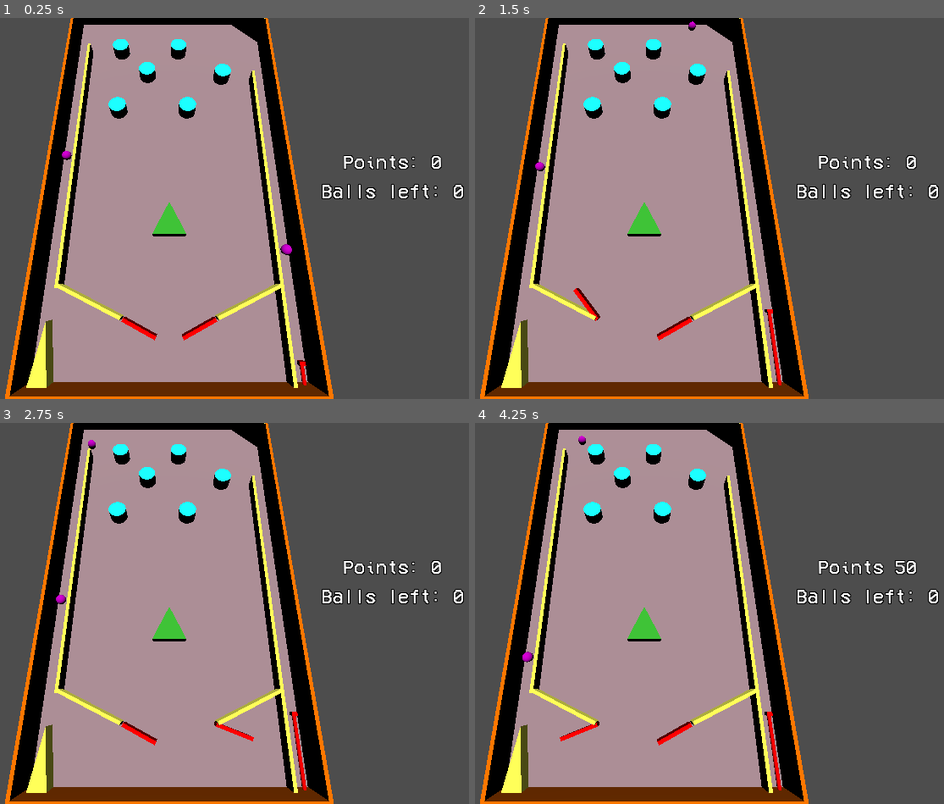
Above: before the commit, frames 1-4 (two rows, left to right).
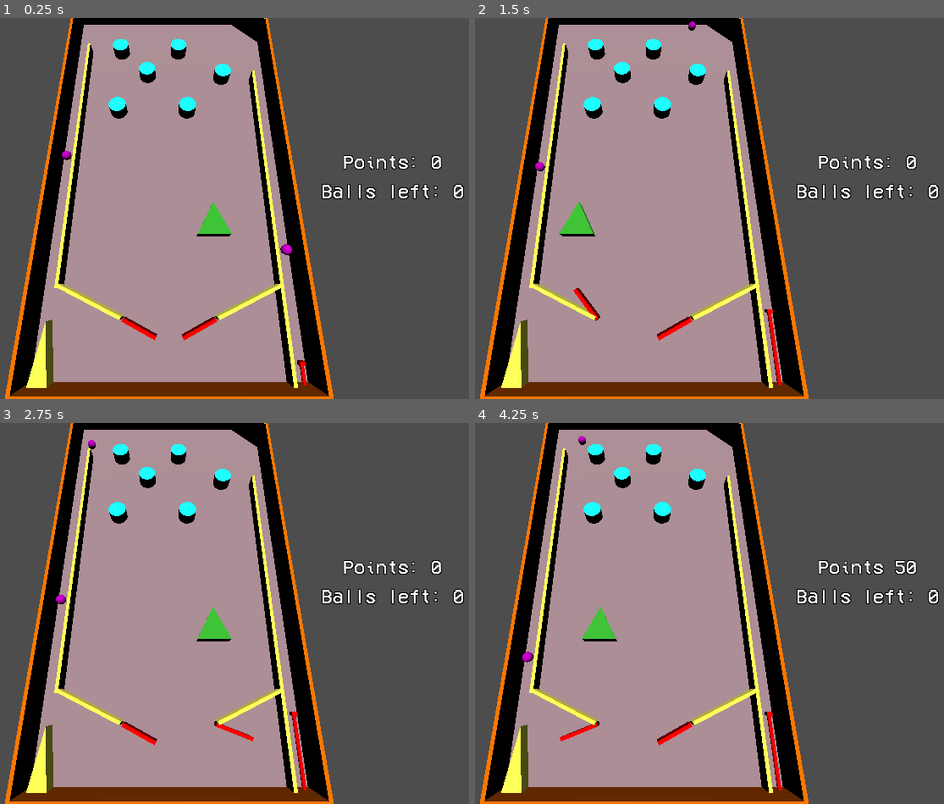
Above: after the commit, the same moments.

Repository: DrOtter3000/chaospinball
Game: Godot game, scene res://game.tscn
Two runs of this game, one before a commit and one after it. Both use one fixed random seed, a clock stepped at 60 frames per second and the inputs below.
Inputs:
- Up to frame 1 (0.25 s): no input
- Up to frame 2 (1.5 s): hold D (right) 0.53-1.28 s; tap Space (fire) at 0.6, 1.35 s; hold A (left) from 1.28 s (still down)
- Up to frame 3 (2.75 s): release A (left) at 2.03 s; hold D (right) from 2.03 s (still down); tap Space (fire) at 2.1 s
- Up to frame 4 (4.25 s): tap Space (fire) at 2.85, 3.6 s; release D (right) at 3.53 s; hold A (left) from 3.53 s (still down)

The runs differ from the first frame. In frame 1, 0.7% of the frame differs, in the area x 32-50%, y 48-58%; in frame 2, 0.7%, in the area x 17-40%, y 48-58%; in frame 3, 0.7%; in frame 4, 0.7%.

Commit message:
change movement of TriangleOfFun

Diff:
--- a/ball.gd
+++ b/ball.gd
@@ -2,12 +2,4 @@
 
 
 func _ready():
-	randomize()
-
-
-func _on_timer_timeout():
-	var material = randi_range(0,2)
-	if material == 0:
-		physics_material_override.resource_path = "res://Materials/BallPhysicsMaterial.tres"
-	elif material == 1:
-		physics_material_override.resource_path = "res://Materials/BallPhysicsMaterial_fullBounce.tres"
+	pass
--- a/ball.tscn
+++ b/ball.tscn
@@ -27,9 +27,3 @@
 
 [node name="CollisionShape3D" type="CollisionShape3D" parent="."]
 shape = SubResource("SphereShape3D_ftvup")
-
-[node name="Timer" type="Timer" parent="."]
-wait_time = 5.0
-autostart = true
-
-[connection signal="timeout" from="Timer" to="." method="_on_timer_timeout"]
--- a/machine.gd
+++ b/machine.gd
@@ -6,7 +6,7 @@
 
 func _process(delta):
 	if Input.is_action_just_pressed("fire"):
-		$AnimationPlayer.play("fire")
+		$SpringPlayer.play("fire")
 
 
 func _on_game_over_area_body_entered(body):
@@ -27,16 +27,3 @@
 	var particles = newParticles.instantiate()
 	add_child(particles)
 	particles.position = pos
-
-
-func _on_timer_timeout():
-	var change_status = randi_range(0,2)
-	print(change_status)
-	if change_status == 1:
-		$TriangleOfFun.scale = Vector3(1,1,1)
-		$TriangleOfFun.rotate_y(randi_range(-180, 180))
-	if change_status == 2:
-		$TriangleOfFun.scale = Vector3(1,1,1)
-		$TriangleOfFun.position.x = randi_range(-15, 15)
-	else:
-		$TriangleOfFun.scale = Vector3.ZERO
--- a/machine.tscn
+++ b/machine.tscn
@@ -83,6 +83,11 @@
 
 [sub_resource type="ConcavePolygonShape3D" id="ConcavePolygonShape3D_gu6a7"]
 data = PackedVector3Array(0, 7.5, 2, 2.5, -7.5, 2, -2.5, -7.5, 2, 0, 7.5, -2, -2.5, -7.5, -2, 2.5, -7.5, -2, 0, 7.5, 2, …(238 unchanged characters)…
+
+[sub_resource type="BoxShape3D" id="BoxShape3D_3hjow"]
+size = Vector3(62.0959, 10, 5)
+
+[sub_resource type="BoxShape3D" id="BoxShape3D_4rxob"]
 
 [sub_resource type="Animation" id="Animation_eh4d8"]
 length = 0.001
@@ -121,10 +126,48 @@
 "fire": SubResource("Animation_ndqnw")
 }
 
-[sub_resource type="BoxShape3D" id="BoxShape3D_3hjow"]
-size = Vector3(62.0959, 10, 5)
-
-[sub_resource type="BoxShape3D" id="BoxShape3D_4rxob"]
+[sub_resource type="Animation" id="Animation_xk1m2"]
+resource_name = "new_animation"
+length = 3.0
+
+[sub_resource type="Animation" id="Animation_ylgmo"]
+resource_name = "animate_triangle"
+length = 3.0
+loop_mode = 1
+tracks/0/type = "value"
+tracks/0/imported = false
+tracks/0/enabled = true
+tracks/0/path = NodePath("TriangleOfFun:position")
+tracks/0/interp = 1
+tracks/0/loop_wrap = true
+tracks/0/keys = {
+"times": PackedFloat32Array(0, 1.5),
+"transitions": PackedFloat32Array(1, 1),
+"update": 0,
+"values": [Vector3(-20, 2.5, -21.162), Vector3(20, 2.5, -21.162)]
+}
+
+[sub_resource type="Animation" id="Animation_lsjj4"]
+length = 0.001
+tracks/0/type = "value"
+tracks/0/imported = false
+tracks/0/enabled = true
+tracks/0/path = NodePath("TriangleOfFun:position")
+tracks/0/interp = 1
+tracks/0/loop_wrap = true
+tracks/0/keys = {
+"times": PackedFloat32Array(0),
+"transitions": PackedFloat32Array(1),
+"update": 0,
+"values": [Vector3(0, 2.5, -21.1616)]
+}
+
+[sub_resource type="AnimationLibrary" id="AnimationLibrary_4l7gr"]
+_data = {
+"RESET": SubResource("Animation_lsjj4"),
+"animate_triangle": SubResource("Animation_ylgmo"),
+"new_animation": SubResource("Animation_xk1m2")
+}
 
 [node name="Machine" type="Node3D"]
 script = ExtResource("1_wndql")
@@ -290,11 +333,6 @@
 [node name="Spring" parent="." instance=ExtResource("4_ewm78")]
 transform = Transform3D(1, 0, 0, 0, 1, 0, 0, 0, 1, -34.194, 2.302, -85)
 
-[node name="AnimationPlayer" type="AnimationPlayer" parent="."]
-libraries = {
-"": SubResource("AnimationLibrary_7ldbg")
-}
-
 [node name="GameOverArea" type="Area3D" parent="."]
 
 [node name="CollisionShape3D" type="CollisionShape3D" parent="GameOverArea"]
@@ -324,10 +362,16 @@
 [node name="TriangleOfFun" parent="." instance=ExtResource("9_4yhct")]
 transform = Transform3D(1, 0, 0, 0, -4.37114e-08, -1, 0, 1, -4.37114e-08, 0, 2.5, -21.1616)
 
-[node name="Timer" type="Timer" parent="."]
-wait_time = 5.0
-autostart = true
+[node name="SpringPlayer" type="AnimationPlayer" parent="."]
+libraries = {
+"": SubResource("AnimationLibrary_7ldbg")
+}
+
+[node name="TrianglePlayer" type="AnimationPlayer" parent="."]
+autoplay = "animate_triangle"
+libraries = {
+"": SubResource("AnimationLibrary_4l7gr")
+}
 
 [connection signal="body_entered" from="GameOverArea" to="." method="_on_game_over_area_body_entered"]
 [connection signal="body_entered" from="Area3D" to="." method="_on_area_3d_body_entered"]
-[connection signal="timeout" from="Timer" to="." method="_on_timer_timeout"]
Not shown: 1 places in machine.tscn that only renumber resources
